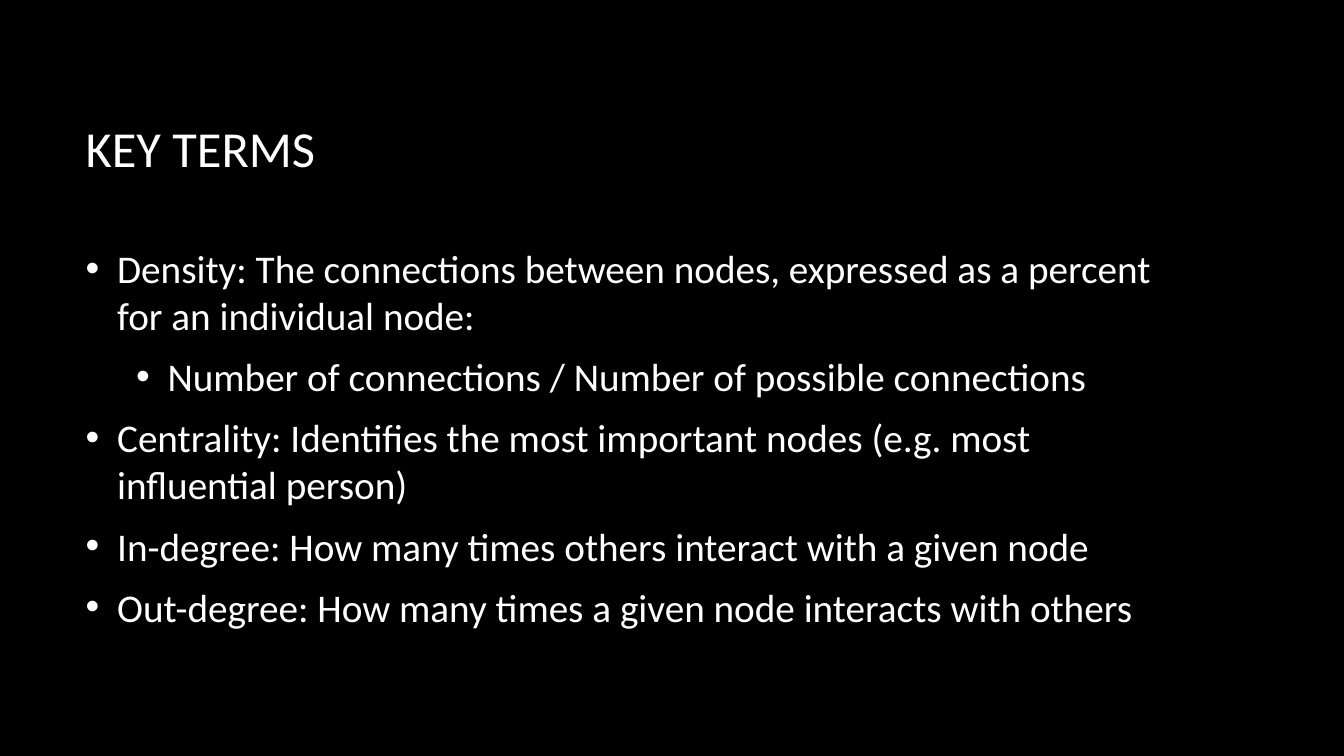
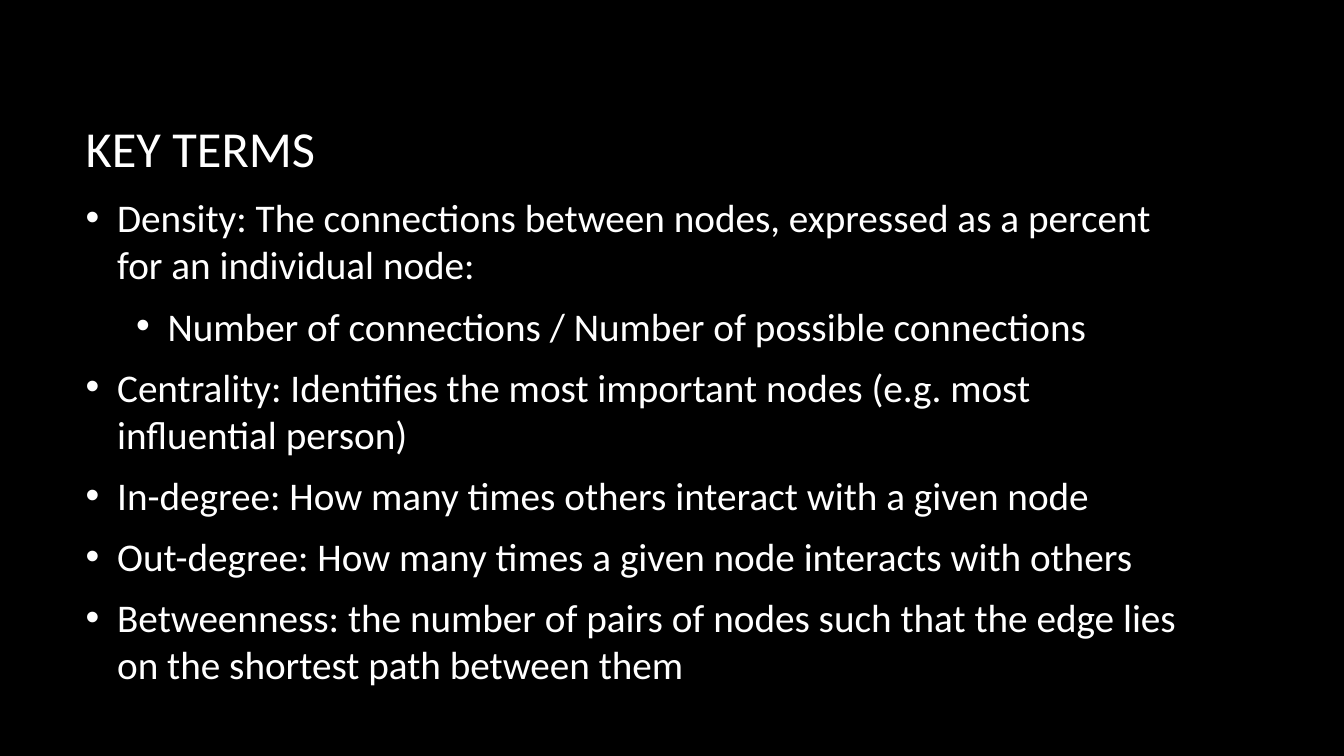
Before and after one commit to erstrong/INFO-7390-ADS-Fall-17-TeamNo., a slide deck: slide 9 of Team Presentation/GraphAnalytics.pptx (slide 7 before the commit). Drawn at 1344x756 pixels with LibreOffice and Linux fonts; fonts in the diff are those of the drawing; background and template pictures are left out. Boxes give left, top, right and bottom in pixels: in the first picture for what was removed or moved away, otherwise in the second. Text is boxed around its words. In the diff, an @@ line names an element or a change of style, - is before the commit and + after.

```diff
--- a/Team Presentation/GraphAnalytics.pptx
+++ b/Team Presentation/GraphAnalytics.pptx
@@ text at (117, 604, 1176, 686): paragraph added @@
+• Betweenness: the number of pairs of nodes such that the edge lies on the shortest path between them
```
Also in this commit, not shown: 3 other slides changed, 5 slides added, 1 slide removed, 2 other files.
